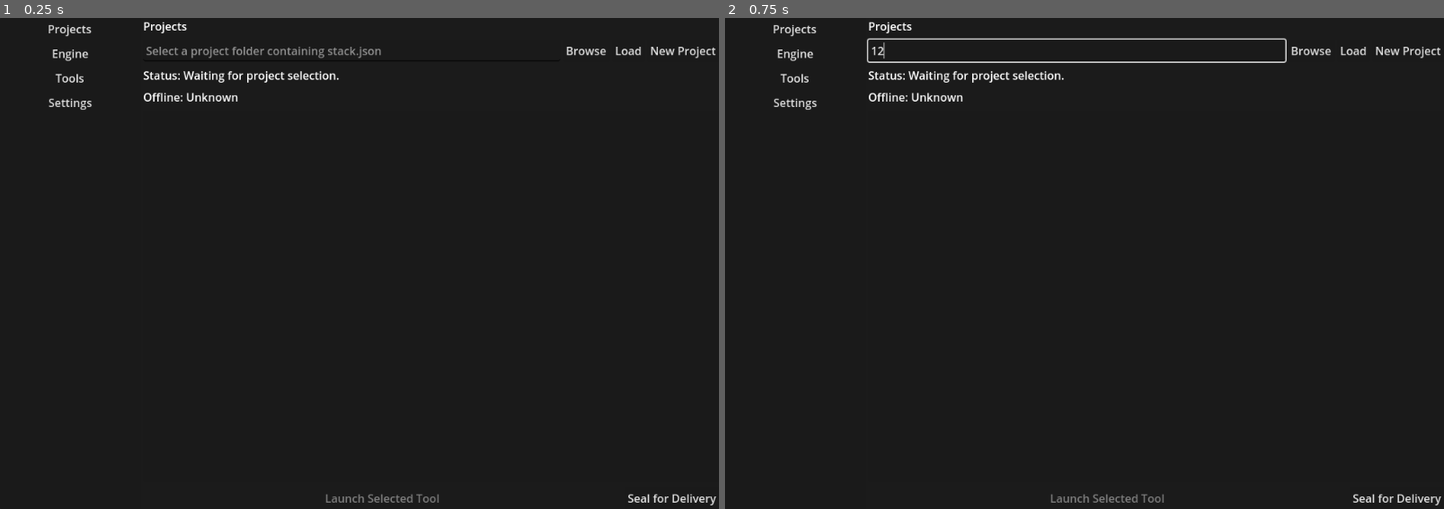
Above: before the commit, frames 1-2 (left to right).
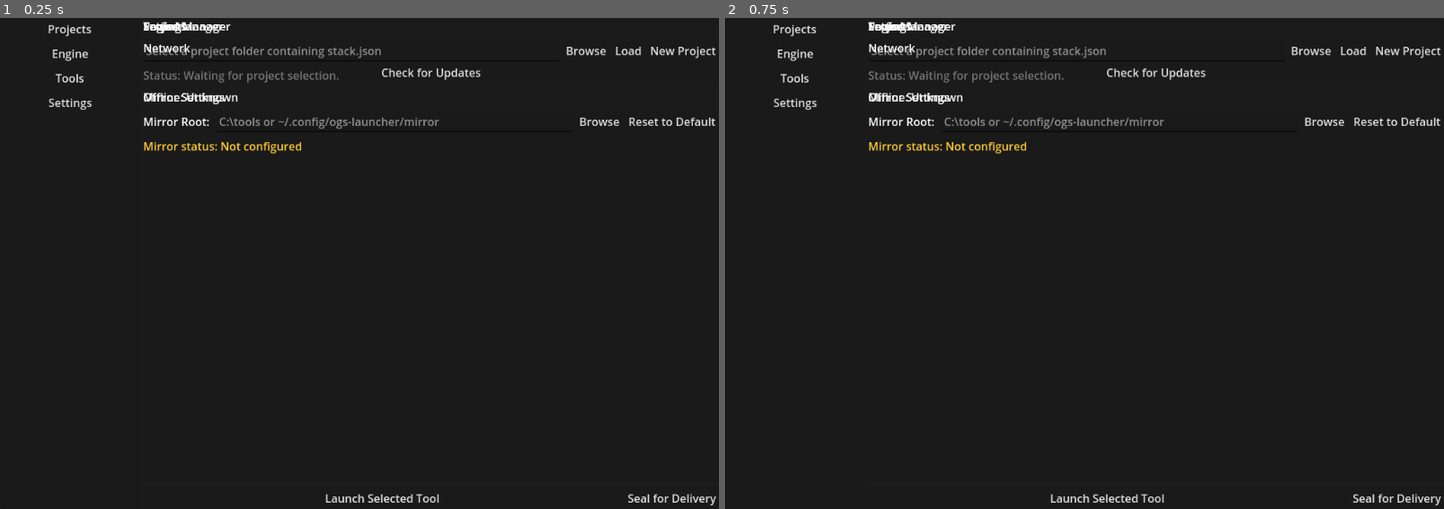
Above: after the commit, the same moments.

Repository: OpenGameStack-Org/ogs-launcher
Game: Godot game, scene res://main.tscn
Two runs of this game, one before a commit and one after it. Both use one fixed random seed, a clock stepped at 60 frames per second and the inputs below.
Inputs (mouse positions are in pixels of both pictures, inside the frame that each line leads up to):
- Up to frame 1 (0.25 s): no input
- Up to frame 2 (0.75 s): click (1077, 52) at 0.52 s; type "12" at 0.6 s

The runs differ from the first frame. In frame 1, 1.5% of the frame differs, in the area x 19-100%, y 0-99%; in frame 2, 2.3%.
Error after the commit: Parse Error: Unexpected "if" in class body. (res://main.gd:322)

Commit message:
Update mirror stuff

Diff:
--- a/main.gd
+++ b/main.gd
@@ -36,17 +36,33 @@
 @onready var hydration_tools_list = $HydrationDialog/VBoxContainer/ToolsList
 @onready var hydration_status_label = $HydrationDialog/VBoxContainer/StatusLabel
 
+# Settings nodes
+@onready var mirror_root_path = $AppLayout/Content/PageSettings/MirrorRootContainer/MirrorRootPath
+@onready var mirror_root_browse_button = $AppLayout/Content/PageSettings/MirrorRootContainer/MirrorRootBrowseButton
+@onready var mirror_root_reset_button = $AppLayout/Content/PageSettings/MirrorRootContainer/MirrorRootResetButton
+@onready var mirror_status_label = $AppLayout/Content/PageSettings/MirrorStatusLabel
+
 var network_ui_nodes: Array = []
 
 var projects_controller: ProjectsController
 var hydration_controller: LibraryHydrationController
 var layout_controller: LayoutController
 var seal_controller: SealController
+var onboarding_wizard: OnboardingWizard
+var mirror_root_override: String = ""
+var settings_file_path: String = ""
 
 func _ready():
 	Logger.enable_console(true)
 	Logger.set_level(Logger.Level.DEBUG)
 	Logger.info("launcher_started", {"component": "app"})
+
+	# Set up onboarding wizard for first-run experience
+	var library_root_path = OS.get_user_data_dir().path_join("OGS").path_join("Library")
+	onboarding_wizard = OnboardingWizard.new()
+	onboarding_wizard.setup(get_tree(), library_root_path)
+	onboarding_wizard.wizard_completed.connect(_on_wizard_completed)
+
 	# Set up layout controller for page navigation
 	layout_controller = LayoutController.new()
 	layout_controller.setup(
@@ -94,7 +110,8 @@
 		hydration_status_label,
 		hydration_dialog.get_ok_button(),
 		"",  # mirror_url
-		get_tree()  # Pass scene tree reference for timers
+		get_tree(),  # Pass scene tree reference for timers
+		mirror_root_override
 	)
 
 	# Wire hydration signals
@@ -111,11 +128,23 @@
 	projects_controller.environment_incomplete.connect(_on_environment_incomplete)
 	projects_controller.environment_ready.connect(_on_environment_ready)
 
+	# Settings for mirror configuration
+	settings_file_path = OS.get_user_data_dir().path_join("ogs_launcher_settings.json")
+	_load_mirror_root_setting()
+	mirror_root_path.text_changed.connect(_on_mirror_root_text_changed)
+	mirror_root_browse_button.pressed.connect(_on_mirror_root_browse_pressed)
+	mirror_root_reset_button.pressed.connect(_on_mirror_root_reset_pressed)
+	_update_mirror_status()
+
 	_collect_network_ui_nodes()
 	_apply_offline_ui(false)
 
 	# Start on the Projects page
 	layout_controller.navigate_to("projects")
+
+	# Show onboarding wizard if first run
+	if onboarding_wizard.should_show_wizard():
+		onboarding_wizard.show_wizard()
 
 func _on_page_changed(_page_name: String) -> void:
 	"""Called when LayoutController changes pages."""
@@ -202,3 +231,95 @@
 	# SealController handles all UI updates
 	# This is just a notification point for future extensions
 	pass
+## Settings Methods
+
+## Loads the mirror root setting from disk.
+func _load_mirror_root_setting() -> void:
+	"""Loads saved mirror root path from settings file."""
+	if FileAccess.file_exists(settings_file_path):
+		var file = FileAccess.open(settings_file_path, FileAccess.READ)
+		if file != null:
+			var json_text = file.get_as_text()
+			var data = JSON.parse_string(json_text)
+			if data != null and typeof(data) == TYPE_DICTIONARY:
+				mirror_root_override = String(data.get("mirror_root", ""))
+				mirror_root_path.text = mirror_root_override
+				return
+	# No saved setting found, use default
+	mirror_root_override = ""
+	mirror_root_path.text = ""
+
+## Saves the mirror root setting to disk.
+func _save_mirror_root_setting() -> void:
+	"""Saves the current mirror root setting to disk."""
+	var data = {
+		"mirror_root": mirror_root_override,
+		"timestamp": Time.get_ticks_msec()
+	}
+	var json_text = JSON.stringify(data)
+	var file = FileAccess.open(settings_file_path, FileAccess.WRITE)
+	if file != null:
+		file.store_string(json_text)
+		Logger.info("mirror_root_saved", {"component": "settings", "path": mirror_root_override})
+
+## Called when mirror root text changes.
+func _on_mirror_root_text_changed(new_text: String) -> void:
+	"""Updates mirror root override when text changes."""
+	mirror_root_override = new_text
+	_update_mirror_status()
+	# Update hydration controller with new mirror root
+	if hydration_controller != null:
+		hydration_controller.update_mirror_root(mirror_root_override)
+
+## Called when browse button is pressed.
+func _on_mirror_root_browse_pressed() -> void:
+	"""Opens file dialog to select mirror root directory."""
+	var dialog = FileDialog.new()
+	dialog.title = "Select Mirror Root Directory"
+	dialog.file_mode = FileDialog.FILE_MODE_OPEN_DIR
+	dialog.access = FileDialog.ACCESS_FILESYSTEM
+	dialog.dir_selected.connect(func(path: String):
+		mirror_root_override = path
+		mirror_root_path.text = path
+		_save_mirror_root_setting()
+		_update_mirror_status()
+		if hydration_controller != null:
+			hydration_controller.update_mirror_root(mirror_root_override)
+	)
+	add_child(dialog)
+	dialog.popup_centered_ratio(0.7)
+
+## Called when reset button is pressed.
+func _on_mirror_root_reset_pressed() -> void:
+	"""Resets mirror root to default."""
+	mirror_root_override = ""
+	mirror_root_path.text = ""
+	_save_mirror_root_setting()
+	_update_mirror_status()
+	if hydration_controller != null:
+		hydration_controller.update_mirror_root("")
+
+## Updates the mirror status indicator.
+func _update_mirror_status() -> void:
+	"""Updates the mirror status label based on current settings."""
+	if mirror_root_override.is_empty():
+		mirror_status_label.text = "Mirror status: Using default location"
+		mirror_status_label.modulate = Color.GRAY
+	else:
+		if DirAccess.dir_exists_absolute(mirror_root_override):
+			var repo_path = mirror_root_override.path_join("repository.json")
+			if FileAccess.file_exists(repo_path):
+				mirror_status_label.text = "Mirror status: Configured and ready"
+				mirror_status_label.modulate = Color.GREEN
+			else:
+				mirror_status_label.text = "Mirror status: Directory exists, but repository.json not found"
+				mirror_status_label.modulate = Color.YELLOW
+		else:
+			mirror_status_label.text = "Mirror status: Directory does not exist"
+			mirror_status_label.modulate = Color.RED
+
+## Signal handler: onboarding wizard completed.
+if success:
+Logger.info("wizard_startup_complete", {"component": "onboarding", "message": message})
+else:
+Logger.warn("wizard_startup_failed", {"component": "onboarding", "message": message})
--- a/main.tscn
+++ b/main.tscn
@@ -129,6 +129,7 @@
 
 [node name="PageSettings" type="VBoxContainer" parent="AppLayout/Content"]
 layout_mode = 2
+theme_override_constants/separation = 8
 
 [node name="Label" type="Label" parent="AppLayout/Content/PageSettings"]
 layout_mode = 2
@@ -142,6 +143,37 @@
 layout_mode = 2
 text = "Check for Updates"
 metadata/network_ui = true
+
+[node name="MirrorSettingsLabel" type="Label" parent="AppLayout/Content/PageSettings"]
+layout_mode = 2
+text = "Mirror Settings"
+
+[node name="MirrorRootContainer" type="HBoxContainer" parent="AppLayout/Content/PageSettings"]
+layout_mode = 2
+
+[node name="MirrorRootLabel" type="Label" parent="AppLayout/Content/PageSettings/MirrorRootContainer"]
+layout_mode = 2
+custom_minimum_size = Vector2(100, 0)
+text = "Mirror Root:"
+vertical_alignment = 1
+
+[node name="MirrorRootPath" type="LineEdit" parent="AppLayout/Content/PageSettings/MirrorRootContainer"]
+layout_mode = 2
+size_flags_horizontal = 3
+placeholder_text = "C:\\tools or ~/.config/ogs-launcher/mirror"
+
+[node name="MirrorRootBrowseButton" type="Button" parent="AppLayout/Content/PageSettings/MirrorRootContainer"]
+layout_mode = 2
+text = "Browse"
+
+[node name="MirrorRootResetButton" type="Button" parent="AppLayout/Content/PageSettings/MirrorRootContainer"]
+layout_mode = 2
+text = "Reset to Default"
+
+[node name="MirrorStatusLabel" type="Label" parent="AppLayout/Content/PageSettings"]
+layout_mode = 2
+text = "Mirror status: Not configured"
+modulate = Color(1, 0.8, 0.2, 1)
 
 [node name="SealDialog" type="AcceptDialog" parent="."]
 title = "Seal for Delivery"
--- a/scripts/library/library_hydration_controller.gd
+++ b/scripts/library/library_hydration_controller.gd
@@ -123,6 +123,20 @@
 	if dialog and dialog.visible:
 		dialog.hide()
 
+## Updates the mirror root path dynamically.
+func update_mirror_root(new_mirror_root: String) -> void:
+	"""Updates the mirror root path and recreates the mirror hydrator.
+	Parameters:
+	  new_mirror_root (String): New mirror root path, or empty string for default
+	"""
+	mirror_root = new_mirror_root if not new_mirror_root.is_empty() else mirror_resolver.get_mirror_root()
+	mirror_hydrator = MirrorHydratorScript.new(mirror_root)
+	# Re-wire signals
+	mirror_hydrator.tool_install_started.connect(_on_tool_install_started)
+	mirror_hydrator.tool_install_complete.connect(_on_tool_install_complete)
+	mirror_hydrator.hydration_complete.connect(_on_hydration_complete)
+	Logger.info("mirror_root_updated", {"component": "library", "path": mirror_root})
+
 # Private: Populates the tools list UI with missing tools.
 func _populate_tools_list(tools: Array) -> void:
 	"""Shows the missing tools in the list control."""
--- /dev/null
+++ b/scripts/onboarding/onboarding_wizard.gd
@@ -0,0 +1,192 @@
+## OnboardingWizard: First-run welcome and default stack bootstrap.
+##
+## Manages the first-run experience:
+##   1. Detects if this is a first run
+##   2. Shows welcome screen with default stack information
+##   3. Handles one-click initialization of Godot 4.3 + Blender 4.2
+##   4. Marks wizard as complete
+##
+## Usage:
+##   var wizard = OnboardingWizard.new()
+##   wizard.setup(scene_tree, library_root)
+##   if wizard.should_show_wizard():
+##       wizard.show_wizard()
+
+extends RefCounted
+class_name OnboardingWizard
+
+signal wizard_completed(success: bool, message: String)
+
+var wizard_complete_flag_path: String = ""
+var library_root: String = ""
+var dialog: AcceptDialog = null
+var status_label: Label = null
+var default_stack_label: Label = null
+var start_button: Button = null
+var skip_button: Button = null
+var scene_tree: SceneTree = null
+
+## Initializes the onboarding wizard.
+## Parameters:
+##   tree (SceneTree): Scene tree for creating nodes
+##   library_root_path (String): Path where libraries are stored
+func setup(tree: SceneTree, library_root_path: String) -> void:
+	"""Sets up the wizard with required references."""
+	scene_tree = tree
+	library_root = library_root_path
+	wizard_complete_flag_path = OS.get_user_data_dir().path_join("ogs_wizard_complete.txt")
+
+## Returns true if the wizard should be shown (first run).
+func should_show_wizard() -> bool:
+	"""Returns true if this is a first run and wizard hasn't been completed."""
+	# Check if wizard completion flag exists
+	if FileAccess.file_exists(wizard_complete_flag_path):
+		return false
+
+	# Check if library root exists and has tools
+	if DirAccess.dir_exists_absolute(library_root):
+		var lib_dir = DirAccess.open(library_root)
+		if lib_dir != null:
+			lib_dir.list_dir_begin()
+			var file_name = lib_dir.get_next()
+			while file_name != "":
+				if not file_name.starts_with("."):
+					return false  # Found a tool directory, not first run
+				file_name = lib_dir.get_next()
+
+	return true
+
+## Shows the wizard dialog.
+func show_wizard() -> void:
+	"""Creates and displays the wizard dialog."""
+	if dialog == null:
+		_create_wizard_dialog()
+
+	if dialog:
+		dialog.popup_centered_ratio(0.6)
+
+## Marks the wizard as complete (won't show again).
+func mark_complete() -> void:
+	"""Writes completion flag to disk."""
+	var file = FileAccess.open(wizard_complete_flag_path, FileAccess.WRITE)
+	if file != null:
+		file.store_string("completed")
+		Logger.info("onboarding_wizard_completed", {"component": "onboarding"})
+
+# Private: Creates the wizard dialog UI.
+func _create_wizard_dialog() -> void:
+	"""Creates the wizard dialog with UI elements."""
+	dialog = AcceptDialog.new()
+	dialog.title = "Welcome to Open Game Stack"
+	dialog.initial_position = Window.WINDOW_POS_CENTER_SCREEN
+	dialog.size = Vector2i(600, 400)
+	dialog.ok_button_text = "Start"
+	dialog.hide_on_ok = false
+
+	var vbox = VBoxContainer.new()
+	vbox.anchors_preset = Control.PRESET_FULL_RECT
+	dialog.add_child(vbox)
+
+	# Title
+	var title = Label.new()
+	title.text = "Open Game Stack Launcher"
+	title.add_theme_font_size_override("font_size", 18)
+	vbox.add_child(title)
+
+	# Subtitle
+	var subtitle = Label.new()
+	subtitle.text = "First-Run Setup"
+	subtitle.add_theme_font_size_override("font_size", 14)
+	vbox.add_child(subtitle)
+
+	# Welcome text
+	var welcome = Label.new()
+	welcome.autowrap_mode = TextServer.AUTOWRAP_WORD
+	welcome.text = "Welcome! This wizard will help you set up the default frozen stack with essential tools."
+	vbox.add_child(welcome)
+
+	# Default stack info
+	default_stack_label = Label.new()
+	default_stack_label.autowrap_mode = TextServer.AUTOWRAP_WORD
+	default_stack_label.text = "Default Stack:\n• Godot v4.3 (Game Engine)\n• Blender v4.2 LTS (3D Modeling)\n\nThese tools will be downloaded to your central library."
+	vbox.add_child(default_stack_label)
+
+	# Spacer
+	var spacer = Control.new()
+	spacer.custom_minimum_size = Vector2(0, 20)
+	vbox.add_child(spacer)
+
+	# Status label
+	status_label = Label.new()
+	status_label.text = "Ready to initialize."
+	status_label.modulate = Color.GRAY
+	vbox.add_child(status_label)
+
+	# Buttons container
+	var button_hbox = HBoxContainer.new()
+	button_hbox.alignment = BoxContainer.ALIGNMENT_END
+	vbox.add_child(button_hbox)
+
+	skip_button = Button.new()
+	skip_button.text = "Skip for Now"
+	skip_button.pressed.connect(_on_skip_pressed)
+	button_hbox.add_child(skip_button)
+
+	# Wire the Start button through the dialog
+	var ok_button = dialog.get_ok_button()
+	ok_button.text = "Start"
+	ok_button.pressed.connect(_on_start_pressed)
+
+## Signal handler: skip button pressed.
+func _on_skip_pressed() -> void:
+	"""User chose to skip wizard."""
+	if dialog:
+		dialog.hide()
+	mark_complete()
+	wizard_completed.emit(true, "Wizard skipped. You can always configure tools later.")
+
+## Signal handler: start button pressed.
+func _on_start_pressed() -> void:
+	"""User chose to initialize default stack."""
+	if status_label:
+		status_label.text = "Initializing default stack..."
+		status_label.modulate = Color.YELLOW
+
+	# For now, just mark as complete and close
+	# In Phase 3, this would trigger actual tool downloads
+	_initialize_default_stack()
+
+## Initializes the default Stack (Godot 4.3 + Blender 4.2).
+func _initialize_default_stack() -> void:
+	"""Prepares the library for default stack tools."""
+	# Create library directory structure
+	var lib_dir = library_root
+	if not DirAccess.dir_exists_absolute(lib_dir):
+		var result = DirAccess.make_absolute_path(lib_dir)
+		if result == "":
+			if status_label:
+				status_label.text = "Error: Could not create library directory."
+				status_label.modulate = Color.RED
+			wizard_completed.emit(false, "Failed to create library directory.")
+			return
+
+	# Create tool subdirectories
+	var godot_dir = lib_dir.path_join("godot").path_join("4.3")
+	var blender_dir = lib_dir.path_join("blender").path_join("4.2")
+
+	# Ensure directories exist
+	DirAccess.make_absolute_path(godot_dir)
+	DirAccess.make_absolute_path(blender_dir)
+
+	# Mark wizard complete
+	mark_complete()
+
+	if status_label:
+		status_label.text = "Default stack initialized successfully!"
+		status_label.modulate = Color.GREEN
+
+	if dialog:
+		dialog.hide()
+
+	wizard_completed.emit(true, "Default stack initialized. Tools can be added via the mirror or repair workflow.")
+	Logger.info("default_stack_initialized", {"component": "onboarding"})
Not shown, changed: docs/MANUAL_TESTING.md
Not shown, changed: docs/The_Plan.md
